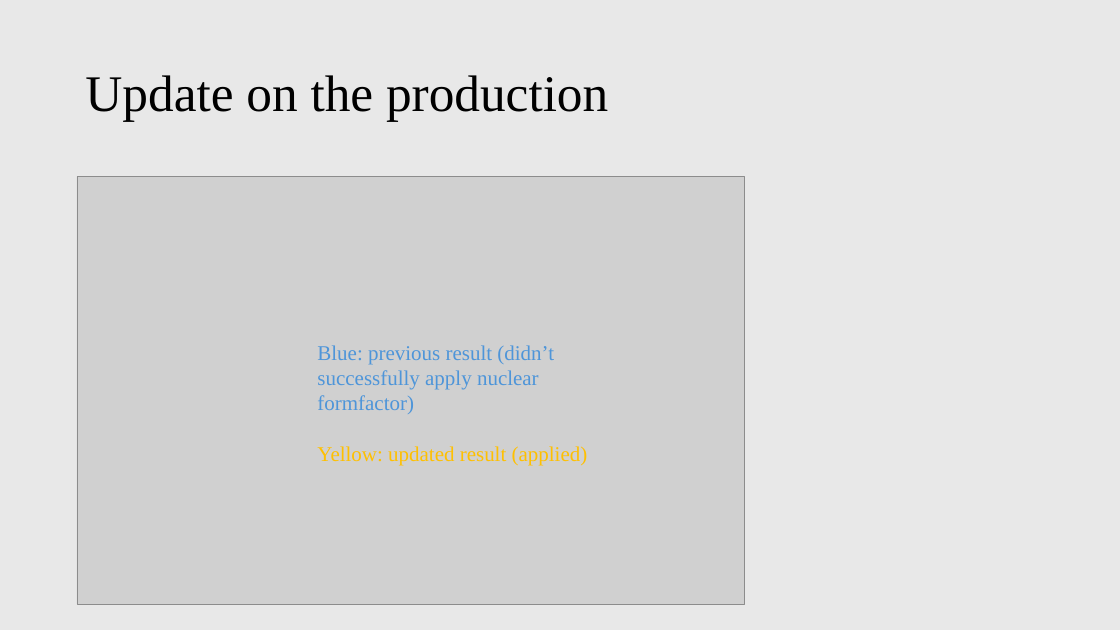
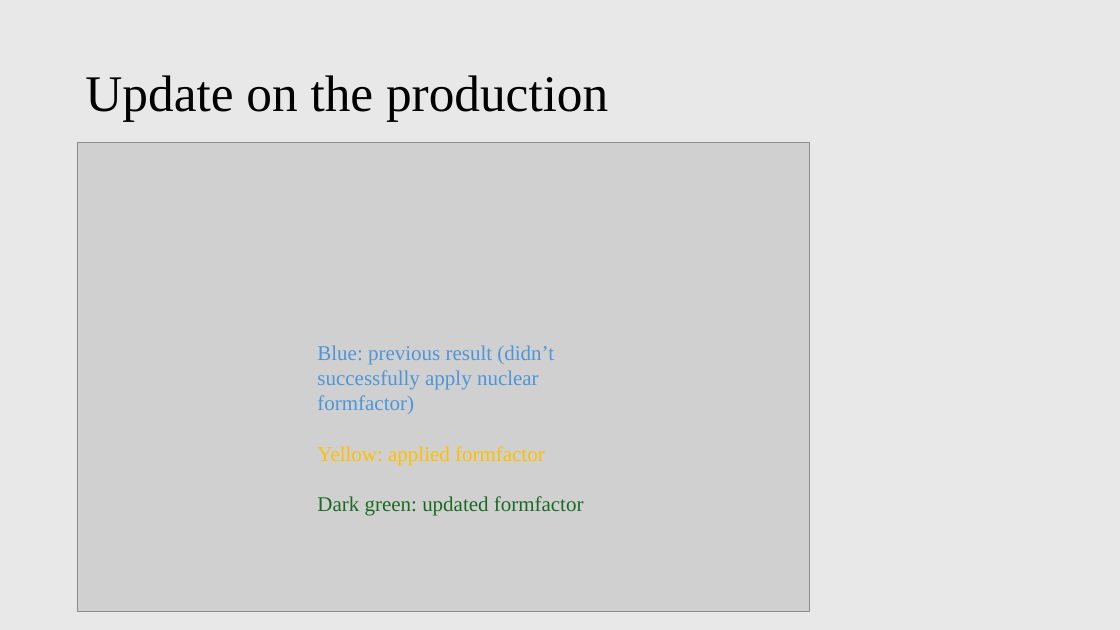
Before and after one commit to PeiranLi001/mCP_BDX, a slide deck: slide 12 of presentation/mCP_BDX.pptx. Drawn at 1120x630 pixels with LibreOffice and Linux fonts; fonts in the diff are those of the drawing; grey boxes stand for pictures. Boxes give left, top, right and bottom in pixels: in the first picture for what was removed or moved away, otherwise in the second. Text is boxed around its words. In the diff, an @@ line names an element or a change of style, - is before the commit and + after.

```diff
--- a/presentation/mCP_BDX.pptx
+++ b/presentation/mCP_BDX.pptx
@@ picture: place and size @@
-picture at [77, 176, 745, 604]
+picture at [77, 142, 809, 611]
@@ text at [317, 446, 584, 516]: text changed; text colour #FFC000 to #196B24 @@
-Yellow: updated result (applied)
+Yellow: applied formfactor
+Dark green: updated formfactor
```
Also in this commit, not shown: 3 other slides changed, 14 slides added, 5 other files.
